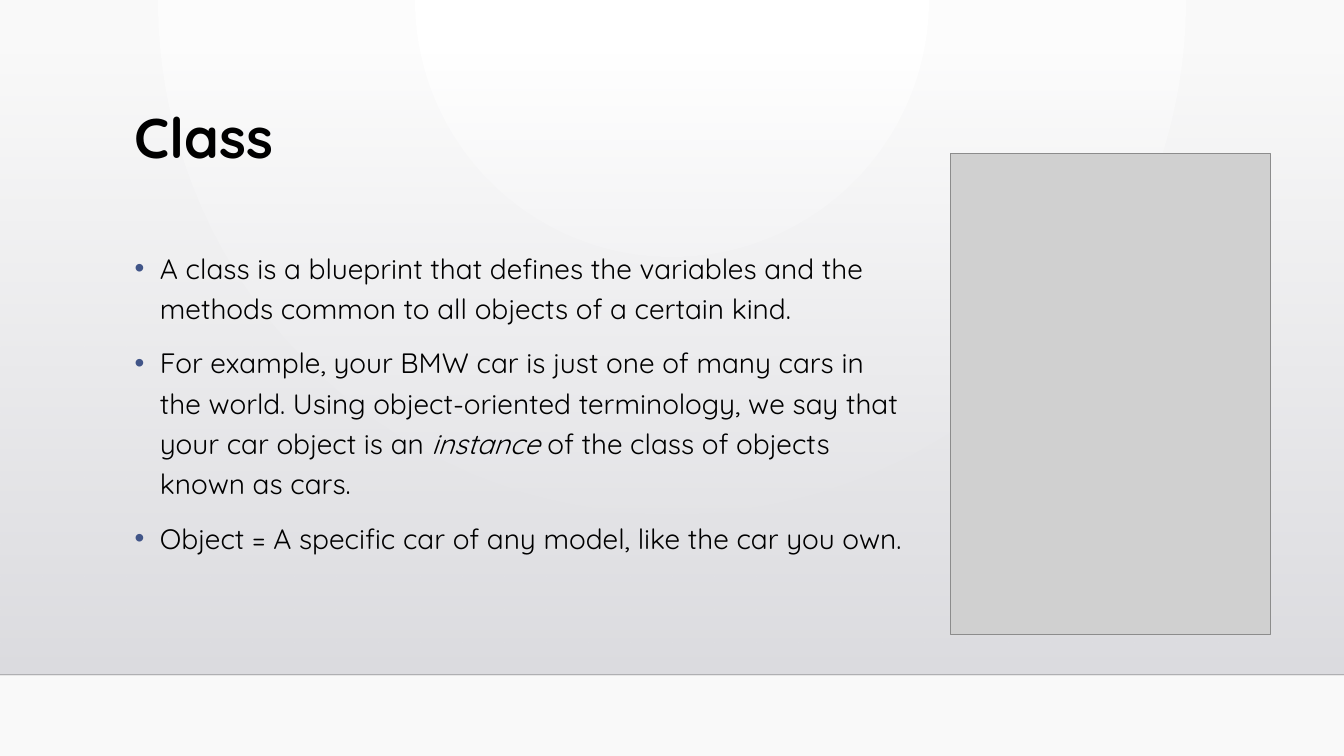
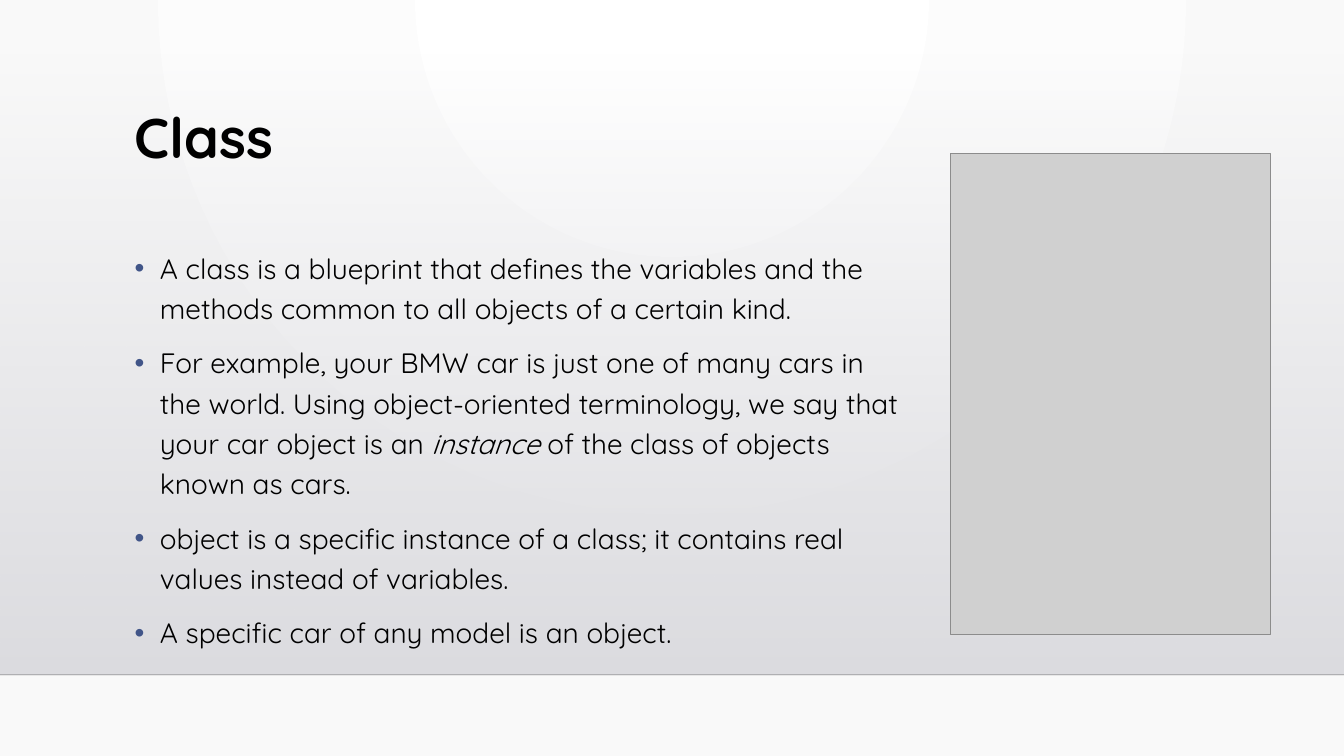
Before and after one commit to samirti/sv, a slide deck: slide 9 of learningSessions.pptx. Drawn at 1344x756 pixels with LibreOffice and Linux fonts; fonts in the diff are those of the drawing; grey boxes stand for pictures; background and template pictures are left out. Boxes give left, top, right and bottom in pixels: in the first picture for what was removed or moved away, otherwise in the second. Text is boxed around its words. In the diff, an @@ line names an element or a change of style, - is before the commit and + after.

```diff
--- a/learningSessions.pptx
+++ b/learningSessions.pptx
@@ text at [160,528,843,649]: text changed @@
-• Object = A specific car of any model, like the car you own.
+• object is a specific instance of a class; it contains real values instead of variables.
+• A specific car of any model is an object.
```
Also in this commit, not shown: 7 other slides changed, 2 slides added.
